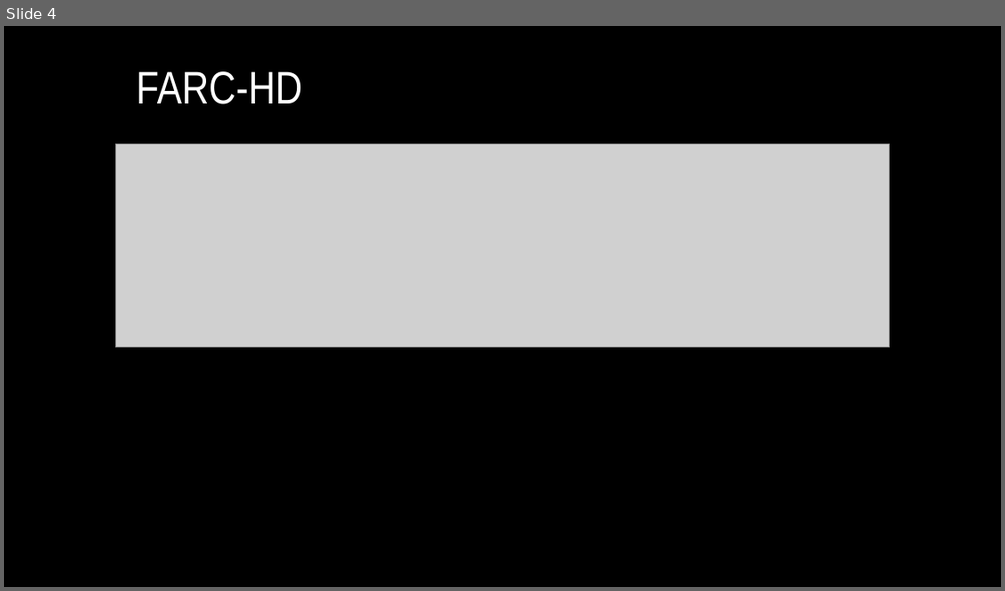
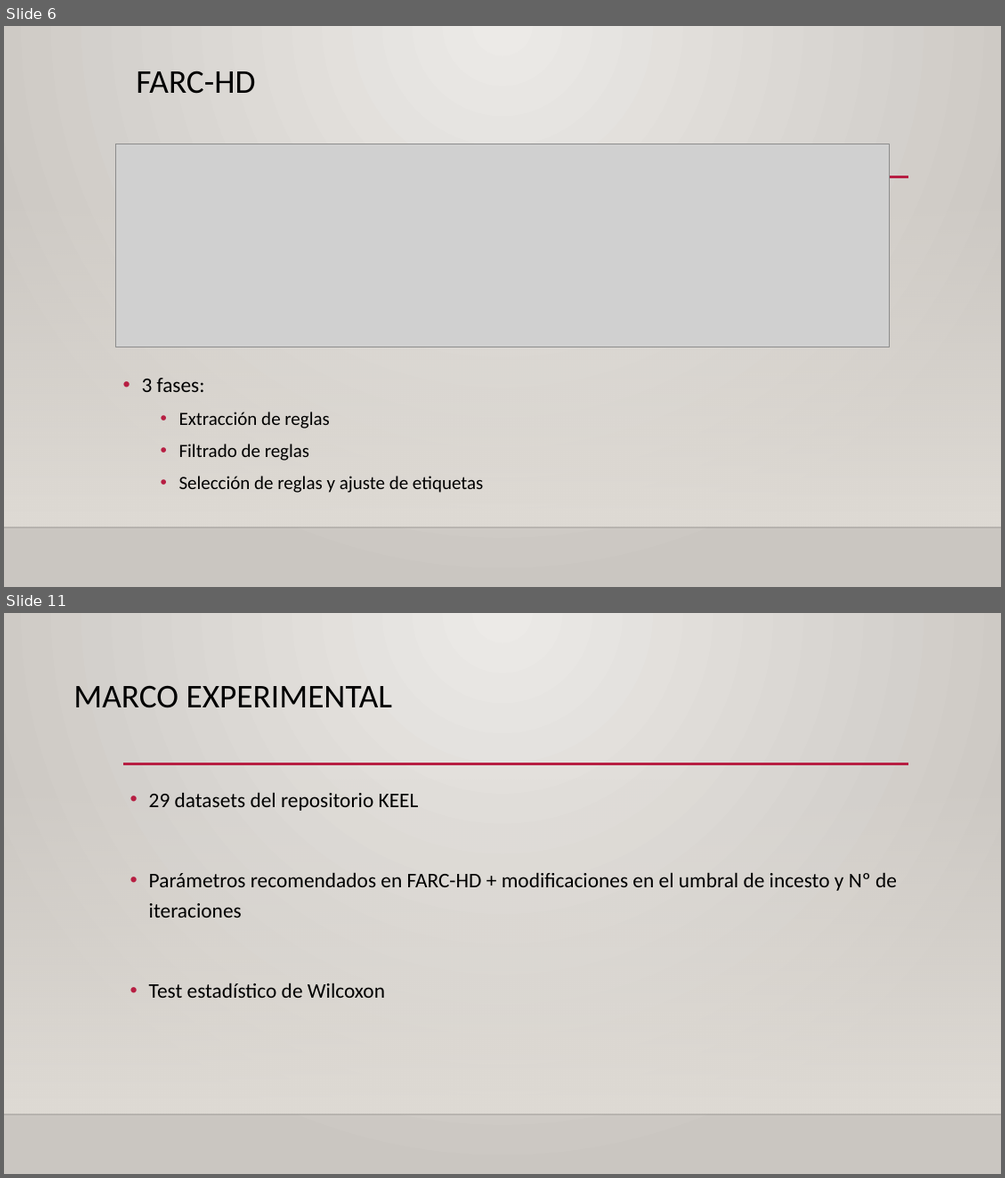
Before and after one commit to Tiburtzio/TFG, a slide deck: Docs/Presentacion.pptx. Shown one above the other, each under a label of ours: slide 4 before the commit, slides 6 and 11 after it; the slides between them are not shown. The pictures are 1005x591 and 1005x1178 pixels, drawn with LibreOffice and Linux fonts; fonts in the diff are those of the drawing; grey boxes stand for pictures; background and template pictures are left out. Boxes give left, top, right and bottom in pixels: in the first picture for what was removed or moved away, otherwise in the second. Text is boxed around its words. In the diff, an @@ line names an element or a change of style, - is before the commit and + after.

```diff
--- a/Docs/Presentacion.pptx
+++ b/Docs/Presentacion.pptx
@@ slide 11 added at box(4, 613, 1001, 1174), background gradient #ECEAE7 to #CAC7C1; not listed: 3 template elements that a slide beside it also shows @@
@@ title added at box(73, 685, 393, 708), 32 pt, text #000000 @@
+MARCO EXPERIMENTAL
@@ text added at box(149, 792, 897, 997), 20 pt, text #000000 @@
+• 29 datasets del repositorio KEEL
+• Parámetros recomendados en FARC-HD + modificaciones en el umbral de incesto y Nº de iteraciones
+• Test estadístico de Wilcoxon
@@ what was slide 4 is now slide 6 @@
@@ slide 6 changed as well @@
@@ background #000000 to gradient #ECEAE7 to #CAC7C1 @@
@@ title "FARC-HD" at box(136, 70, 255, 94): size 44 to 32 pt, font Arial Narrow to Calibri, text colour #FFFFFF to #000000 @@
@@ line added from (123, 177) to (909, 177), #B71E42 2.5 pt @@
@@ rectangle added at box(4, 192, 1001, 527), fill gradient #DFDBD5 @@
@@ text added at box(142, 378, 483, 492), 18 pt, text #000000 @@
+• 3 fases:
+  • Extracción de reglas
+  • Filtrado de reglas
+  • Selección de reglas y ajuste de etiquetas
@@ line added from (4, 527) to (1001, 527), #000001 1 pt @@
```
Also in this commit, not shown: 4 other slides changed, 13 other slides added, 3 slides removed, 1 other file.
